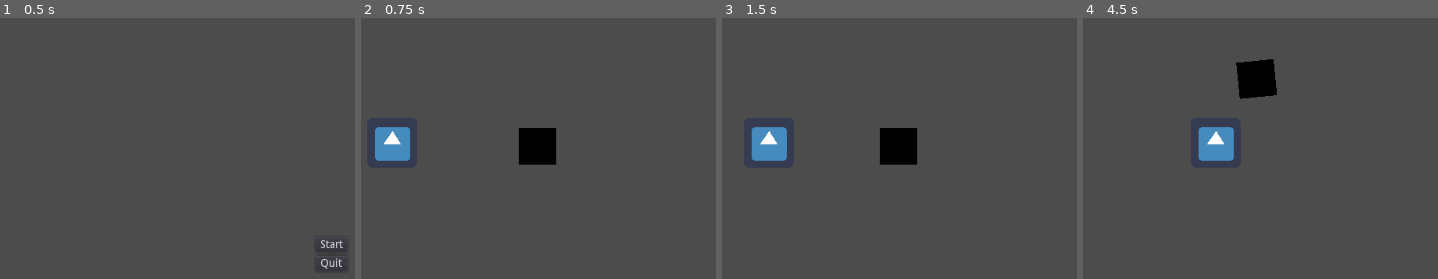
Above: before the commit, frames 1-4 (left to right).
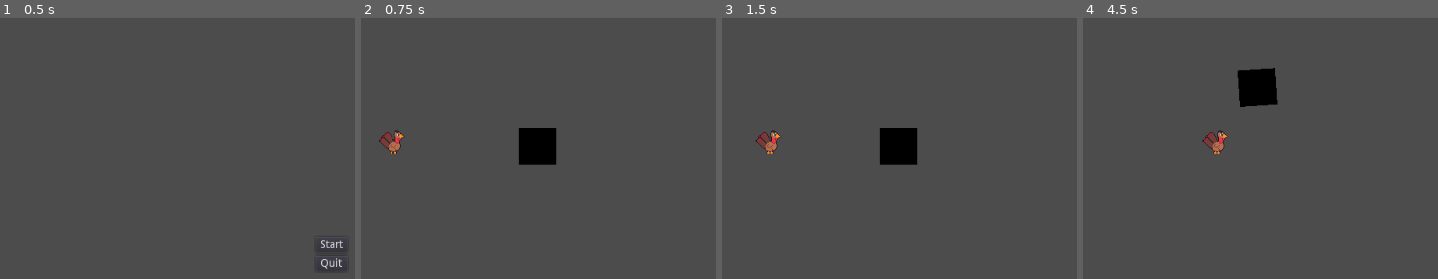
Above: after the commit, the same moments.

Repository: alexfaus08/Animals-Revenge
Game: Godot game, scene res://TitleScreen.tscn
Same seed, same stepped clock (60 frames per second), same inputs: the game is played once before the commit and once after it. The engine's default icon, where the game draws it, is replaced by a stand-in: a white triangle on a blue panel in a dark square.
Inputs:
- Up to frame 1 (0.5 s): no input
- Up to frame 2 (0.75 s): click "Start" at 0.5 s
- Up to frame 3 (1.5 s): tap Enter at 1.25 s; hold Right (ui_right) from 1.28 s (still down)
- Up to frame 4 (4.5 s): release Right (ui_right) at 2.03 s; hold Down (ui_down) 2.03-2.78 s; hold Right (ui_right) 2.78-3.53 s; hold Up (ui_up) 3.53-4.28 s; hold Left (ui_left) from 4.28 s (still down)

Frame 1 is identical in both runs. In frame 2, 1.3% of the frame differs, in the area x 3-14%, y 41-55%; in frame 3, 1.3%; in frame 4, 2.1%, in the area x 32-55%, y 15-55%.

Commit message:
Loaded Sprite Sheet to Player

Diff:
--- a/TitleScreen.tscn
+++ b/TitleScreen.tscn
@@ -10,7 +10,7 @@
 use_filter = false
 font_data = ExtResource( 2 )
 
-[node name="TitleScreen" type="Control" index="0"]
+[node name="TitleScreen" type="Control"]
 
 anchor_left = 0.0
 anchor_top = 0.0
--- a/World.tscn
+++ b/World.tscn
@@ -1,9 +1,48 @@
-[gd_scene load_steps=7 format=2]
+[gd_scene load_steps=47 format=2]
 
 [ext_resource path="res://Stove.gd" type="Script" id=1]
 [ext_resource path="res://sprite_0.png" type="Texture" id=2]
 [ext_resource path="res://Player.gd" type="Script" id=3]
-[ext_resource path="res://icon.png" type="Texture" id=4]
+[ext_resource path="res://Turkey_Character/tile026.png" type="Texture" id=4]
+[ext_resource path="res://Turkey_Character/tile027.png" type="Texture" id=5]
+[ext_resource path="res://Turkey_Character/tile028.png" type="Texture" id=6]
+[ext_resource path="res://Turkey_Character/tile029.png" type="Texture" id=7]
+[ext_resource path="res://Turkey_Character/tile001.png" type="Texture" id=8]
+[ext_resource path="res://Turkey_Character/tile002.png" type="Texture" id=9]
+[ext_resource path="res://Turkey_Character/tile003.png" type="Texture" id=10]
+[ext_resource path="res://Turkey_Character/tile004.png" type="Texture" id=11]
+[ext_resource path="res://Turkey_Character/tile005.png" type="Texture" id=12]
+[ext_resource path="res://Turkey_Character/tile006.png" type="Texture" id=13]
+[ext_resource path="res://Turkey_Character/tile007.png" type="Texture" id=14]
+[ext_resource path="res://Turkey_Character/tile008.png" type="Texture" id=15]
+[ext_resource path="res://Turkey_Character/tile009.png" type="Texture" id=16]
+[ext_resource path="res://Turkey_Character/tile010.png" type="Texture" id=17]
+[ext_resource path="res://Turkey_Character/tile011.png" type="Texture" id=18]
+[ext_resource path="res://Turkey_Character/tile012.png" type="Texture" id=19]
+[ext_resource path="res://Turkey_Character/tile046.png" type="Texture" id=20]
+[ext_resource path="res://Turkey_Character/tile047.png" type="Texture" id=21]
+[ext_resource path="res://Turkey_Character/tile048.png" type="Texture" id=22]
+[ext_resource path="res://Turkey_Character/tile049.png" type="Texture" id=23]
+[ext_resource path="res://Turkey_Character/tile031.png" type="Texture" id=24]
+[ext_resource path="res://Turkey_Character/tile032.png" type="Texture" id=25]
+[ext_resource path="res://Turkey_Character/tile033.png" type="Texture" id=26]
+[ext_resource path="res://Turkey_Character/tile034.png" type="Texture" id=27]
+[ext_resource path="res://Turkey_Character/tile035.png" type="Texture" id=28]
+[ext_resource path="res://Turkey_Character/tile036.png" type="Texture" id=29]
+[ext_resource path="res://Turkey_Character/tile037.png" type="Texture" id=30]
+[ext_resource path="res://Turkey_Character/tile038.png" type="Texture" id=31]
+[ext_resource path="res://Turkey_Character/tile039.png" type="Texture" id=32]
+[ext_resource path="res://Turkey_Character/tile040.png" type="Texture" id=33]
+[ext_resource path="res://Turkey_Character/tile041.png" type="Texture" id=34]
+[ext_resource path="res://Turkey_Character/tile042.png" type="Texture" id=35]
+[ext_resource path="res://Turkey_Character/tile016.png" type="Texture" id=36]
+[ext_resource path="res://Turkey_Character/tile017.png" type="Texture" id=37]
+[ext_resource path="res://Turkey_Character/tile018.png" type="Texture" id=38]
+[ext_resource path="res://Turkey_Character/tile019.png" type="Texture" id=39]
+[ext_resource path="res://Turkey_Character/tile021.png" type="Texture" id=40]
+[ext_resource path="res://Turkey_Character/tile022.png" type="Texture" id=41]
+[ext_resource path="res://Turkey_Character/tile023.png" type="Texture" id=42]
+[ext_resource path="res://Turkey_Character/tile024.png" type="Texture" id=43]
 
 [sub_resource type="RectangleShape2D" id=1]
 
@@ -13,9 +52,44 @@
 [sub_resource type="RectangleShape2D" id=2]
 
 custom_solver_bias = 0.0
-extents = Vector2( 30, 30 )
+extents = Vector2( 20, 20 )
 
-[node name="World" type="Node2D"]
+[sub_resource type="SpriteFrames" id=3]
+
+animations = [ {
+"frames": [ ExtResource( 4 ), ExtResource( 5 ), ExtResource( 6 ), ExtResource( 7 ) ],
+"loop": true,
+"name": "Walk Up",
+"speed": 5.0
+}, {
+"frames": [ ExtResource( 8 ), ExtResource( 9 ), ExtResource( 10 ), ExtResource( 11 ), ExtResource( 12 ), ExtResource( 13 ), ExtResource( 14 ), ExtResource( 15 ), ExtResource( 16 ), ExtResource( 17 ), ExtResource( 18 ), ExtResource( 19 ) ],
+"loop": true,
+"name": "Idle Down",
+"speed": 5.0
+}, {
+"frames": [ ExtResource( 20 ), ExtResource( 21 ), ExtResource( 22 ), ExtResource( 23 ) ],
+"loop": true,
+"name": "Walk Right",
+"speed": 5.0
+}, {
+"frames": [ ExtResource( 24 ), ExtResource( 25 ), ExtResource( 26 ), ExtResource( 27 ), ExtResource( 28 ), ExtResource( 29 ), ExtResource( 30 ), ExtResource( 31 ), ExtResource( 32 ), ExtResource( 33 ), ExtResource( 34 ), ExtResource( 35 ) ],
+"loop": true,
+"name": "Idle Right",
+"speed": 5.0
+}, {
+"frames": [ ExtResource( 36 ), ExtResource( 37 ), ExtResource( 38 ), ExtResource( 39 ) ],
+"loop": true,
+"name": "Walk Down",
+"speed": 5.0
+}, {
+"frames": [ ExtResource( 40 ), ExtResource( 41 ), ExtResource( 42 ), ExtResource( 43 ) ],
+"loop": true,
+"name": "Idle Up",
+"speed": 5.0
+} ]
+_sections_unfolded = [ "Resource" ]
+
+[node name="World" type="Node2D" index="0"]
 
 position = Vector2( -3, 0 )
 
@@ -72,8 +146,11 @@
 
 [node name="CollisionShape2D" type="CollisionShape2D" parent="Player" index="0"]
 
+position = Vector2( 1.5, -1.5 )
+scale = Vector2( 0.934783, 0.934783 )
 shape = SubResource( 2 )
 
-[node name="Sprite" type="Sprite" parent="Player" index="1"]
+[node name="AnimatedSprite" type="AnimatedSprite" parent="Player" index="1"]
 
-texture = ExtResource( 4 )
+frames = SubResource( 3 )
+animation = "Idle Right"
Binary file added: Turkey_Character.png
Not shown, added: Turkey_Character.png.import
Binary file added: Turkey_Character/tile000.png
Not shown, added: Turkey_Character/tile000.png.import
Binary file added: Turkey_Character/tile001.png
Not shown, added: Turkey_Character/tile001.png.import
Binary file added: Turkey_Character/tile002.png
Not shown, added: Turkey_Character/tile002.png.import
Binary file added: Turkey_Character/tile003.png
Not shown, added: Turkey_Character/tile003.png.import
Binary file added: Turkey_Character/tile004.png
Not shown, added: Turkey_Character/tile004.png.import
(and 91 more such lines)
